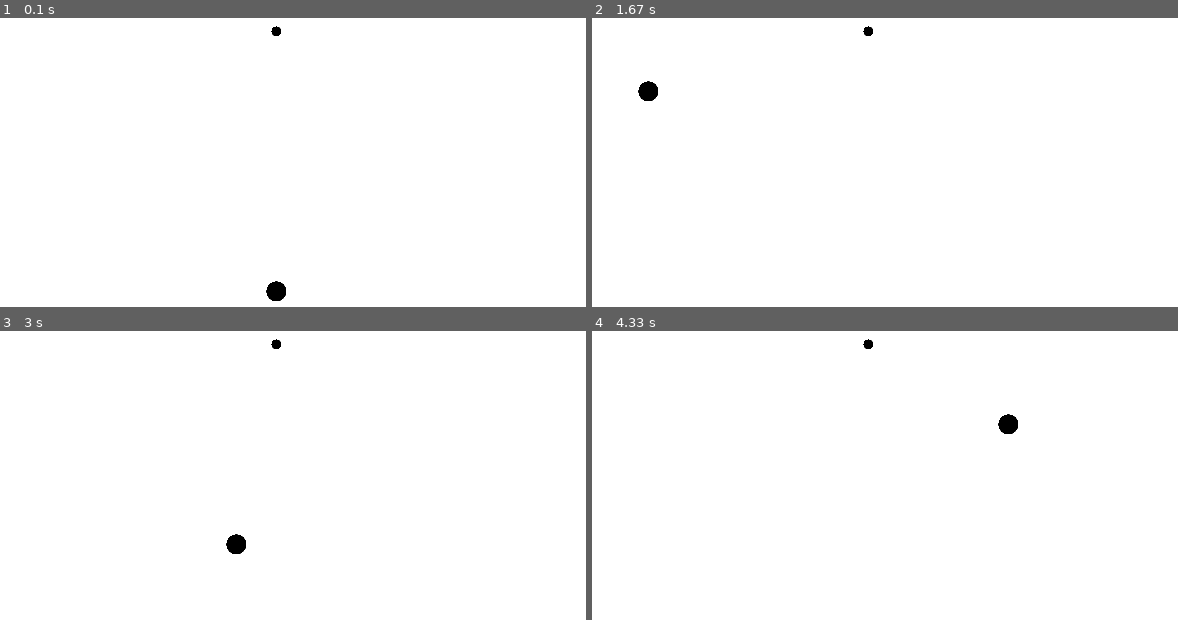
Above: before the commit, frames 1-4 (two rows, left to right).
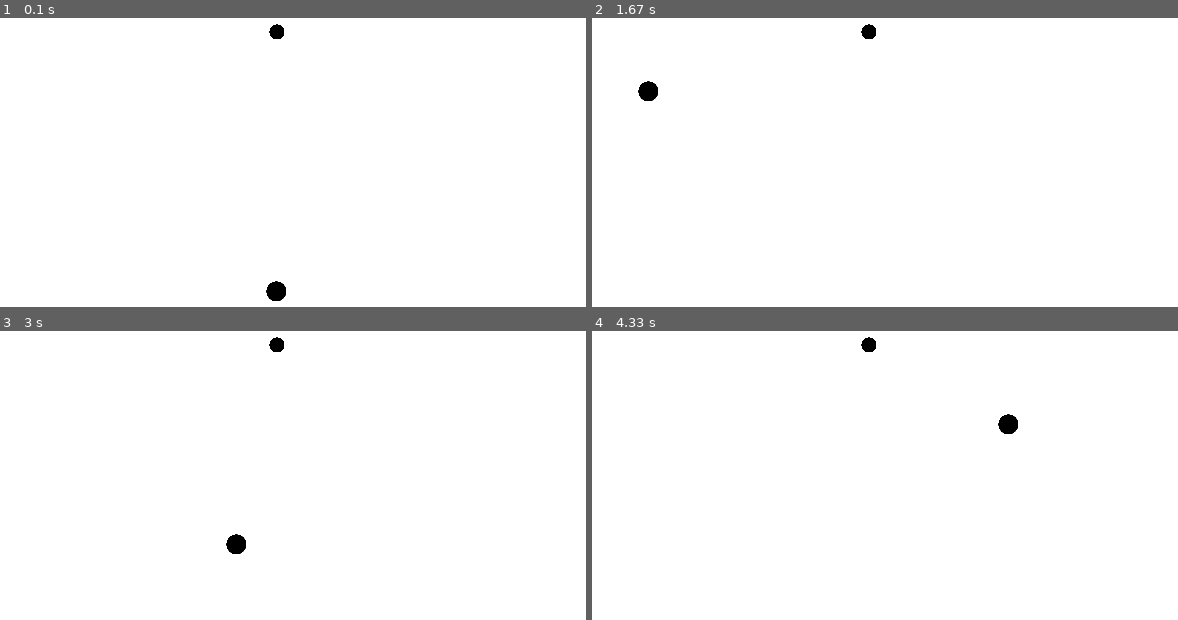
Above: after the commit, the same moments.

Repository: JohnnyLue/learn_pygame
Game: pygame game, started from learn_pygame.py
Same seed, same stepped clock (60 frames per second), same inputs: the game is played once before the commit and once after it.
Inputs:
- Up to frame 1 (0.1 s): no input
- Up to frame 2 (1.67 s): hold Up 0.83-1.3 s; hold Right from 1.33 s (still down)
- Up to frame 3 (3 s): release Right at 1.8 s; hold Down 2.4-2.7 s; hold Left from 2.73 s (still down)
- Up to frame 4 (4.33 s): release Left at 3.13 s; hold Up 3.17-3.53 s; hold Right 3.57-4.2 s; hold Down from 4.23 s (still down)

The runs differ from the first frame. In frame 1, less than 0.1% of the frame differs, in the area x 45-49%, y 2-8%; in frame 2, less than 0.1%; in frame 3, less than 0.1%; in frame 4, less than 0.1%.

Commit message:
Update learn_pygame.py

Diff:
--- a/learn_pygame.py
+++ b/learn_pygame.py
@@ -14,7 +14,7 @@
 SPEED = 20
 HEADSIZE=20
 BODYSIZE=18
-FRUITSIZE=10
+FRUITSIZE=15
 
 head_img =pygame.image.load(os.path.join('img','circle.png'))
 body_img =pygame.image.load(os.path.join('img','circle.png'))
